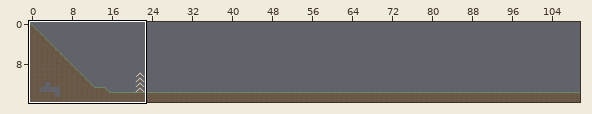
One commit to this Tiled map: Content/LevelDesignFour.tmx. Above, an overview of the earlier version with the close-up marked.
Close-up. Old version:
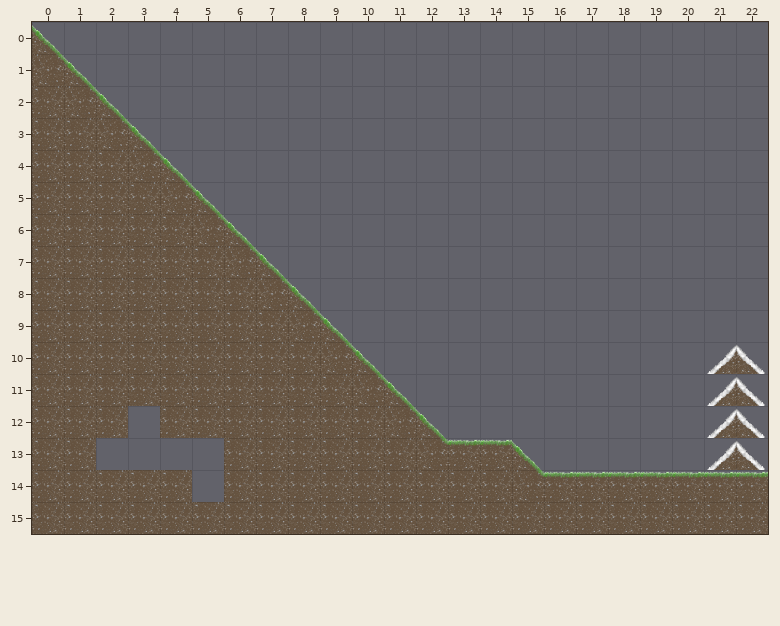
Cells are 64x64 px. Shown: x 0..22, y 0..15. The commit also changed other parts of the map, which this record leaves out.
The same view after the edit:
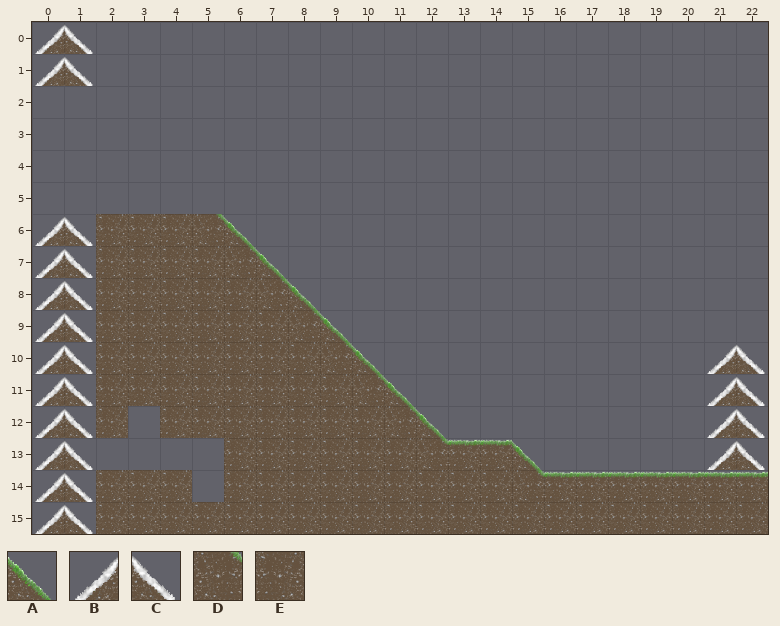
Key: from "tilesheet": A 2, B 3, C 4, D 8, E 12.
_ is an empty cell.
Diff:
Layer "Tile FG":
The author changed tile A to tile B in row 0 at x 0.
The author changed tile D to tile B in row 1 at x 0.
The author changed tile E to tile B in rows 6 to 15 at x 0.
The author changed tile A to tile C in row 1 at x 1.
The author changed tile E to tile C in rows 6 to 15 at x 1.
Tile C now appears in row 0 at x 1.
Tile A is removed in row 2 at x 2; in row 3 at x 3; in row 4 at x 4; in row 5 at x 5.
Tile D is removed in row 2 at x 1; in row 3 at x 2; in row 4 at x 3; in row 5 at x 4.
Tile E is removed in row 2 at x 0; in row 3 at x 0 to 1; in row 4 at x 0 to 2; in row 5 at x 0 to 3.
Boxes around the changes in both close-ups, in picture pixels (x1, y1, x2, y2):
changed: (32, 24, 221, 534)
